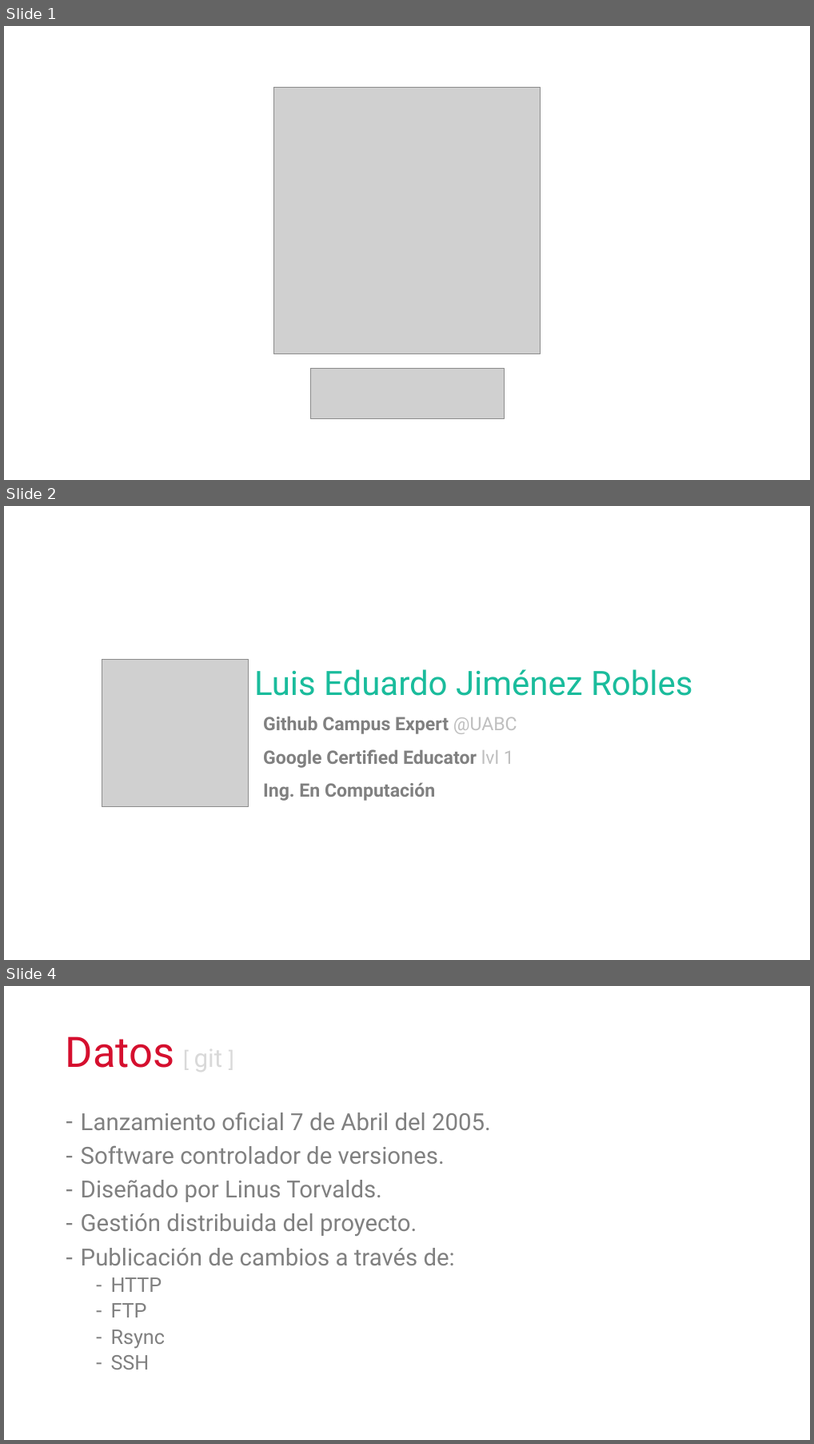
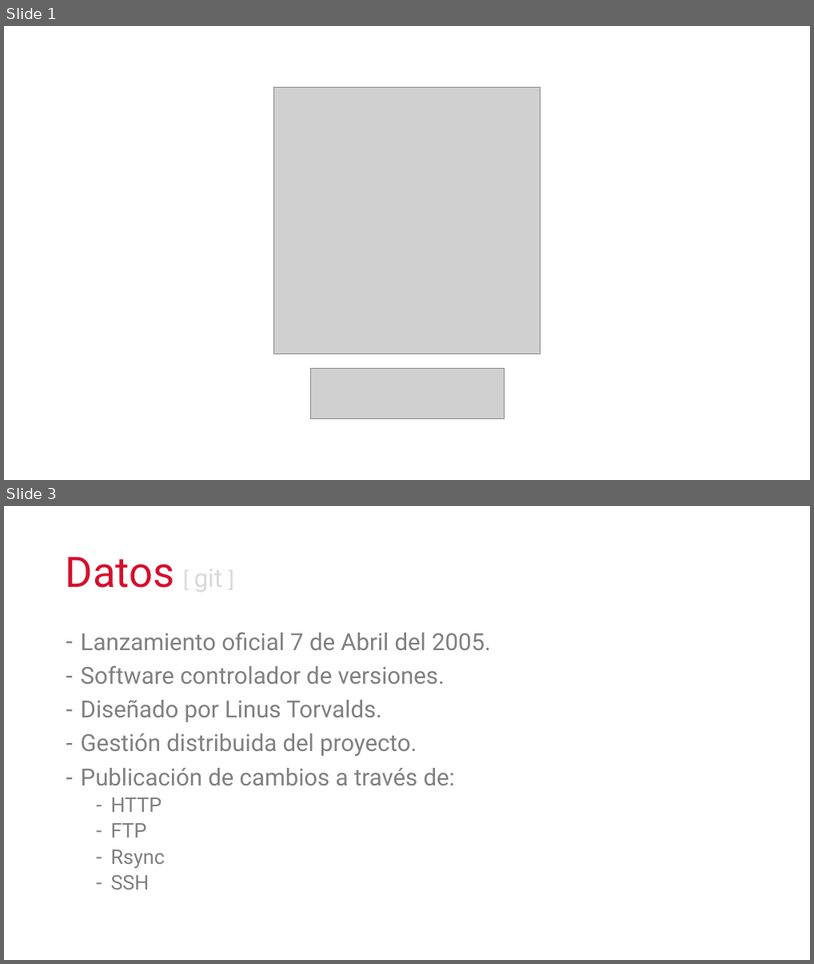
Before and after one commit to cimadev/PlaticasTalleres, a slide deck: 2017/dec_7_Git_GitHub_WorkShop/DGO.pptx. Shown one above the other, each under a label of ours: slides 1, 2 and 4 before the commit, slides 1 and 3 after it; the slides between them are not shown. The pictures are 814x1444 and 814x964 pixels, drawn with LibreOffice and Linux fonts; fonts in the diff are those of the drawing; grey boxes stand for pictures. Boxes give left, top, right and bottom in pixels: in the first picture for what was removed or moved away, otherwise in the second. Text is boxed around its words. In the diff, an @@ line names an element or a change of style, - is before the commit and + after.

```diff
--- a/2017/dec_7_Git_GitHub_WorkShop/DGO.pptx
+++ b/2017/dec_7_Git_GitHub_WorkShop/DGO.pptx
@@ slide 2 removed at (4, 506, 810, 960), background #FFFFFF @@
@@ picture removed at (102, 659, 249, 807) @@
@@ text removed at (254, 669, 693, 696) @@
-Luis Eduardo Jiménez Robles
@@ text removed at (263, 716, 518, 800) @@
-Github Campus Expert @UABC
-Google Certified Educator lvl 1
-Ing. En Computación
@@ what was slide 4 is now slide 3 @@
```
Also in this commit, not shown: 1 slide changed.
